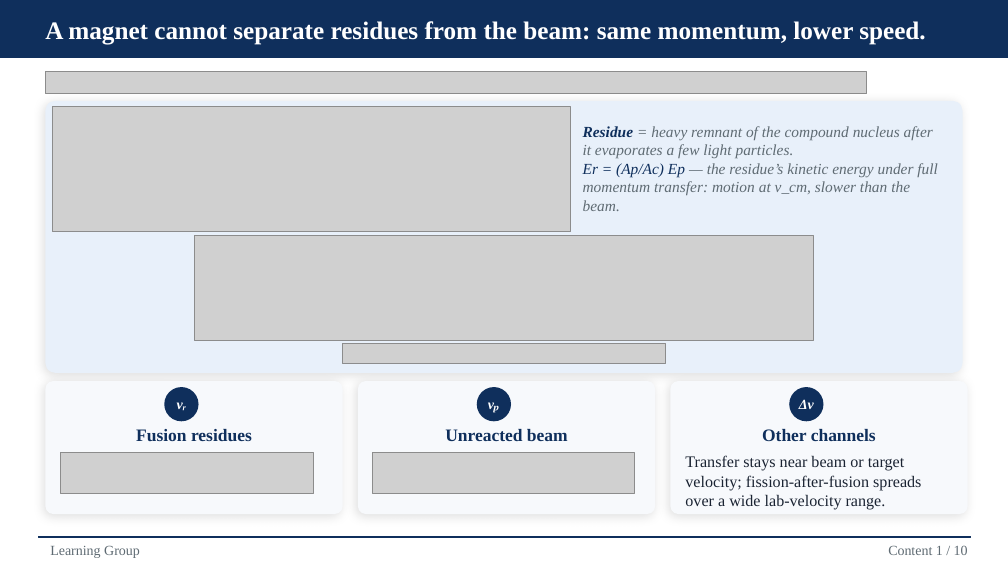
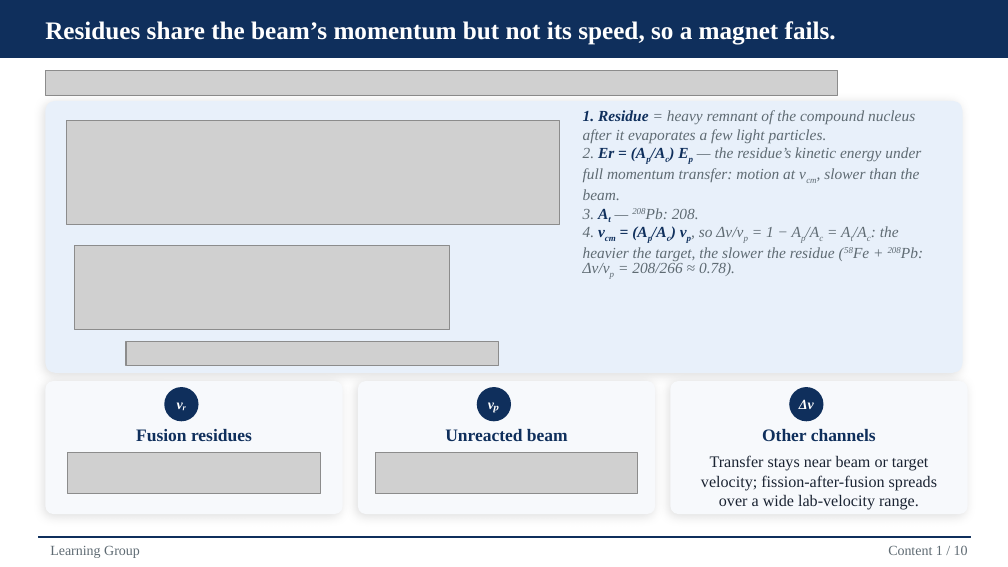
Before and after one commit to Edfghdrtxxx/OrbitOS, a slide deck: slide 6 of 70_Presentations/717_Learning Group-20260916/Velocity Filters.pptx (slide 5 before the commit). Drawn at 1008x567 pixels with LibreOffice and Linux fonts; fonts in the diff are those of the drawing; grey boxes stand for pictures. Boxes give left, top, right and bottom in pixels: in the first picture for what was removed or moved away, otherwise in the second. Text is boxed around its words. In the diff, an @@ line names an element or a change of style, - is before the commit and + after.

```diff
--- a/70_Presentations/717_Learning Group-20260916/Velocity Filters.pptx
+++ b/70_Presentations/717_Learning Group-20260916/Velocity Filters.pptx
@@ text at bbox=[45, 21, 836, 45]: text changed @@
-A magnet cannot separate residues from the beam: same momentum, lower speed.
+Residues share the beam’s momentum but not its speed, so a magnet fails.
@@ picture: place and size @@
-picture at bbox=[45, 72, 867, 94]
+picture at bbox=[45, 71, 838, 96]
@@ text at bbox=[583, 110, 921, 276]: text changed @@
-Residue = heavy remnant of the compound nucleus after it evaporates a few light particles.
-Er = (Ap/Ac) Ep — the residue’s kinetic energy under full momentum transfer: motion at v_cm, slower than the beam.
+1. Residue = heavy remnant of the compound nucleus after it evaporates a few light particles.
+2. Er = (Ap/Ac) Ep — the residue’s kinetic energy under full momentum transfer: motion at vcm, slower than the beam.
+3. At — 208Pb: 208.
+4. vcm = (Ap/Ac) vp, so Δv/vp = 1 − Ap/Ac = At/Ac: the heavier the target, the slower the residue (58Fe + 208Pb: Δv/vp = 208/266 ≈ 0.78).
@@ picture: place and size @@
-picture at bbox=[52, 107, 571, 232]
+picture at bbox=[67, 121, 559, 225]
@@ picture: place and size @@
-picture at bbox=[195, 236, 813, 341]
+picture at bbox=[75, 246, 450, 330]
@@ picture: place and size @@
-picture at bbox=[343, 344, 666, 364]
+picture at bbox=[126, 342, 498, 365]
@@ picture: place and size @@
-picture at bbox=[60, 453, 313, 494]
+picture at bbox=[68, 453, 321, 494]
@@ text "Transfer stays near beam or ..." at bbox=[701, 455, 937, 510]: alignment left to centre @@
```
Also in this commit, not shown: 10 other slides changed, 1 slide added, 41 other files.
